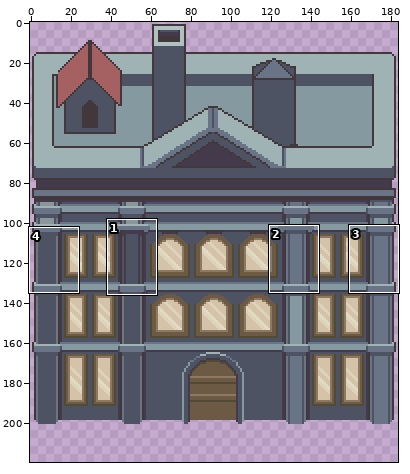
A pixel-art file gets an edit: assets/02_architecture/02_palud/paludBuilding1.aseprite. The picture above shows the old version from afar; the outline marks the close-up.
Close-up. First the earlier version:
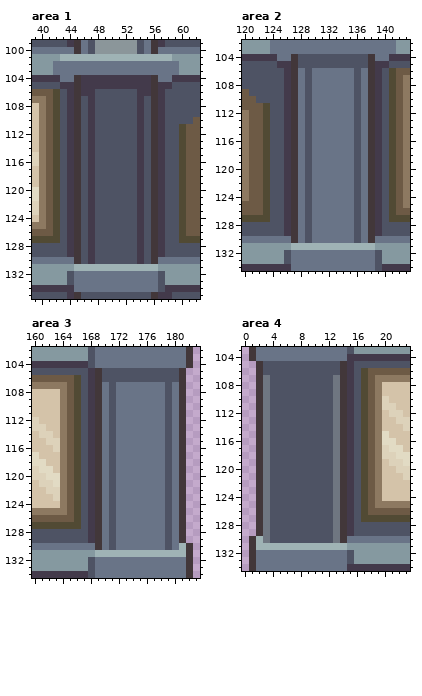
184x201 pixels, 1 frame. Colours within 5 levels of each other are drawn and written as one. Shown: area 1: x 39..62, y 99..135; area 2: x 120..143, y 102..134; area 3: x 160..183, y 102..134; area 4: x 0..23, y 103..134. The old version is drawn lined up with the new one, on the new canvas. The wide view leaves out empty margins. The commit also changed other parts of the picture, which this record leaves out.
New version:
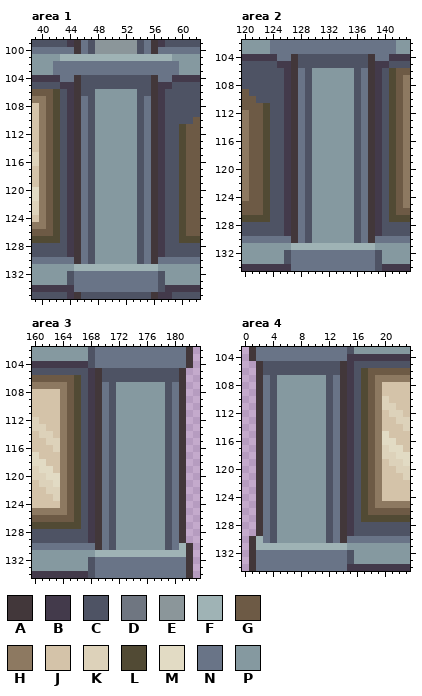
Palette (. is transparent): A #42373a  B #433a4b  C #4e5364  D #6f7681  E #8b969a  F #9fb3b5  G #6d5a45  H #8d7961  J #d4c3a9  K #ddd2ba  L #514a34  M #e2dbc4  N #697487  P #8599a0
What changed:
canvas 184x201 -> 184x230
--- area 1
@@ x 44..57 @@
 103 NNNNNNNNNNNNNN
-104 NABBBBBBBBBBAN
-105 BABBBBBBBBBBAB
-106 BABBCCCCCCBBAB
-107 BACBCCCCCCBCAB
-108 BACBCCCCCCBCAB
-109 BACBCCCCCCBCAB
-110 BACBCCCCCCBCAB
-111 BACBCCCCCCBCAB
-112 BACBCCCCCCBCAB
-113 BACBCCCCCCBCAB
-114 BACBCCCCCCBCAB
-115 BACBCCCCCCBCAB
-116 BACBCCCCCCBCAB
-117 BACBCCCCCCBCAB
-118 BACBCCCCCCBCAB
-119 BACBCCCCCCBCAB
-120 BACBCCCCCCBCAB
-121 BACBCCCCCCBCAB
-122 BACBCCCCCCBCAB
-123 BACBCCCCCCBCAB
-124 BACBCCCCCCBCAB
-125 BACBCCCCCCBCAB
-126 BACBCCCCCCBCAB
-127 BACBCCCCCCBCAB
-128 BACBCCCCCCBCAB
-129 BACBCCCCCCBCAB
-130 NACBCCCCCCBCAN
+104 NACCCCCCCCCCAN
+105 BACCCCCCCCCCAB
+106 BACCPPPPPPCCAB
+107 BANCPPPPPPCNAB
+108 BANCPPPPPPCNAB
+109 BANCPPPPPPCNAB
+110 BANCPPPPPPCNAB
+111 BANCPPPPPPCNAB
+112 BANCPPPPPPCNAB
+113 BANCPPPPPPCNAB
+114 BANCPPPPPPCNAB
+115 BANCPPPPPPCNAB
+116 BANCPPPPPPCNAB
+117 BANCPPPPPPCNAB
+118 BANCPPPPPPCNAB
+119 BANCPPPPPPCNAB
+120 BANCPPPPPPCNAB
+121 BANCPPPPPPCNAB
+122 BANCPPPPPPCNAB
+123 BANCPPPPPPCNAB
+124 BANCPPPPPPCNAB
+125 BANCPPPPPPCNAB
+126 BANCPPPPPPCNAB
+127 BANCPPPPPPCNAB
+128 BANCPPPPPPCNAB
+129 BANCPPPPPPCNAB
+130 NANCPPPPPPCNAN
 131 PFFFFFFFFFFFFP
--- area 2
@@ x 128..137 @@
 105 CCCCCCCCCC
-106 NCNNNNNNCN
-107 NCNNNNNNCN
-108 NCNNNNNNCN
-109 NCNNNNNNCN
-110 NCNNNNNNCN
-111 NCNNNNNNCN
-112 NCNNNNNNCN
-113 NCNNNNNNCN
-114 NCNNNNNNCN
-115 NCNNNNNNCN
-116 NCNNNNNNCN
-117 NCNNNNNNCN
-118 NCNNNNNNCN
-119 NCNNNNNNCN
-120 NCNNNNNNCN
-121 NCNNNNNNCN
-122 NCNNNNNNCN
-123 NCNNNNNNCN
-124 NCNNNNNNCN
-125 NCNNNNNNCN
-126 NCNNNNNNCN
-127 NCNNNNNNCN
-128 NCNNNNNNCN
-129 NCNNNNNNCN
-130 NCNNNNNNCN
+106 NCPPPPPPCN
+107 NCPPPPPPCN
+108 NCPPPPPPCN
+109 NCPPPPPPCN
+110 NCPPPPPPCN
+111 NCPPPPPPCN
+112 NCPPPPPPCN
+113 NCPPPPPPCN
+114 NCPPPPPPCN
+115 NCPPPPPPCN
+116 NCPPPPPPCN
+117 NCPPPPPPCN
+118 NCPPPPPPCN
+119 NCPPPPPPCN
+120 NCPPPPPPCN
+121 NCPPPPPPCN
+122 NCPPPPPPCN
+123 NCPPPPPPCN
+124 NCPPPPPPCN
+125 NCPPPPPPCN
+126 NCPPPPPPCN
+127 NCPPPPPPCN
+128 NCPPPPPPCN
+129 NCPPPPPPCN
+130 NCPPPPPPCN
 131 FFFFFFFFFF
--- area 3
@@ x 170..180 @@
 106 CCCCCCCCCCC
-107 NCNNNNNNNCN
-108 NCNNNNNNNCN
-109 NCNNNNNNNCN
-110 NCNNNNNNNCN
-111 NCNNNNNNNCN
-112 NCNNNNNNNCN
-113 NCNNNNNNNCN
-114 NCNNNNNNNCN
-115 NCNNNNNNNCN
-116 NCNNNNNNNCN
-117 NCNNNNNNNCN
-118 NCNNNNNNNCN
-119 NCNNNNNNNCN
-120 NCNNNNNNNCN
-121 NCNNNNNNNCN
-122 NCNNNNNNNCN
-123 NCNNNNNNNCN
-124 NCNNNNNNNCN
-125 NCNNNNNNNCN
-126 NCNNNNNNNCN
-127 NCNNNNNNNCN
-128 NCNNNNNNNCN
-129 NCNNNNNNNCN
-130 NCNNNNNNNCN
+107 NCPPPPPPPCN
+108 NCPPPPPPPCN
+109 NCPPPPPPPCN
+110 NCPPPPPPPCN
+111 NCPPPPPPPCN
+112 NCPPPPPPPCN
+113 NCPPPPPPPCN
+114 NCPPPPPPPCN
+115 NCPPPPPPPCN
+116 NCPPPPPPPCN
+117 NCPPPPPPPCN
+118 NCPPPPPPPCN
+119 NCPPPPPPPCN
+120 NCPPPPPPPCN
+121 NCPPPPPPPCN
+122 NCPPPPPPPCN
+123 NCPPPPPPPCN
+124 NCPPPPPPPCN
+125 NCPPPPPPPCN
+126 NCPPPPPPPCN
+127 NCPPPPPPPCN
+128 NCPPPPPPPCN
+129 NCPPPPPPPCN
+130 NCPPPPPPPCN
 131 FFFFFFFFFFF
--- area 4
@@ x 1..15 @@
 106 .ACCCCCCCCCCCAB
-107 .ADCCCCCCCCCDAB
-108 .ADCCCCCCCCCDAB
-109 .ADCCCCCCCCCDAB
-110 .ADCCCCCCCCCDAB
-111 .ADCCCCCCCCCDAB
-112 .ADCCCCCCCCCDAB
-113 .ADCCCCCCCCCDAB
-114 .ADCCCCCCCCCDAB
-115 .ADCCCCCCCCCDAB
-116 .ADCCCCCCCCCDAB
-117 .ADCCCCCCCCCDAB
-118 .ADCCCCCCCCCDAB
-119 .ADCCCCCCCCCDAB
-120 .ADCCCCCCCCCDAB
-121 .ADCCCCCCCCCDAB
-122 .ADCCCCCCCCCDAB
-123 .ADCCCCCCCCCDAB
-124 .ADCCCCCCCCCDAB
-125 .ADCCCCCCCCCDAB
-126 .ADCCCCCCCCCDAB
-127 .ADCCCCCCCCCDAB
-128 .ADCCCCCCCCCDAB
-129 .ADCCCCCCCCCDAB
-130 AFDCCCCCCCCCDAN
+107 .ANCPPPPPPPCNAB
+108 .ANCPPPPPPPCNAB
+109 .ANCPPPPPPPCNAB
+110 .ANCPPPPPPPCNAB
+111 .ANCPPPPPPPCNAB
+112 .ANCPPPPPPPCNAB
+113 .ANCPPPPPPPCNAB
+114 .ANCPPPPPPPCNAB
+115 .ANCPPPPPPPCNAB
+116 .ANCPPPPPPPCNAB
+117 .ANCPPPPPPPCNAB
+118 .ANCPPPPPPPCNAB
+119 .ANCPPPPPPPCNAB
+120 .ANCPPPPPPPCNAB
+121 .ANCPPPPPPPCNAB
+122 .ANCPPPPPPPCNAB
+123 .ANCPPPPPPPCNAB
+124 .ANCPPPPPPPCNAB
+125 .ANCPPPPPPPCNAB
+126 .ANCPPPPPPPCNAB
+127 .ANCPPPPPPPCNAB
+128 .ANCPPPPPPPCNAB
+129 .ANCPPPPPPPCNAB
+130 AFNCPPPPPPPCNAN
 131 AFFFFFFFFFFFFFP
